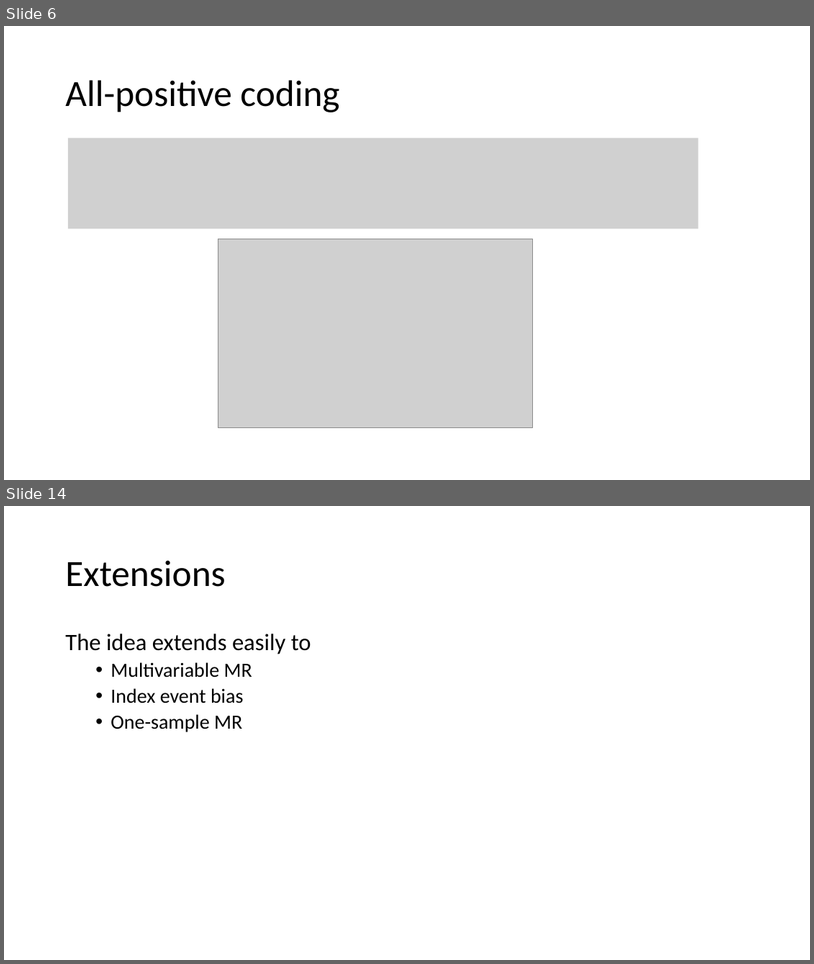
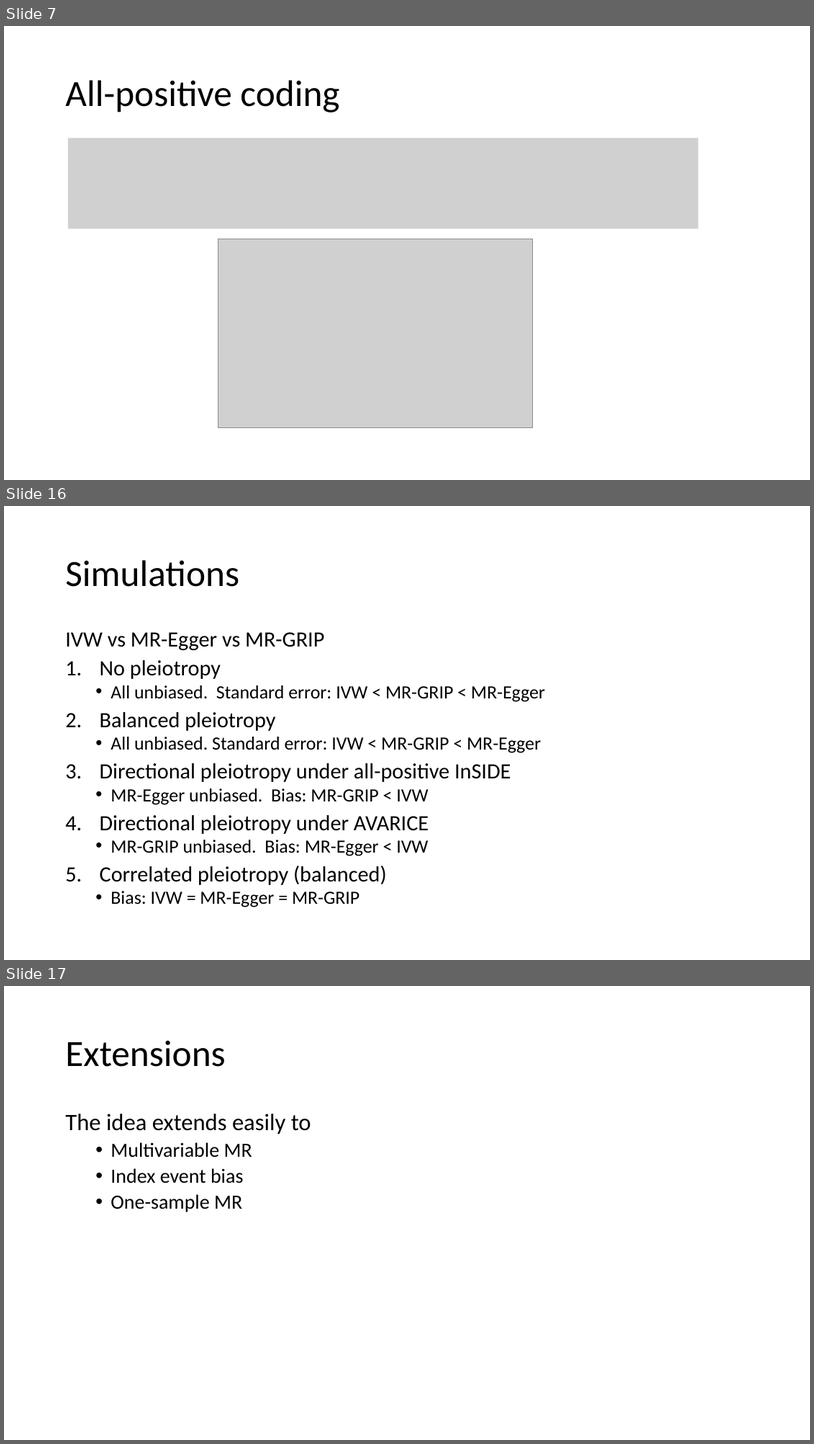
Before and after one commit to DudbridgeLab/mr-grip, a slide deck: GRIP.pptx. Shown one above the other, each under a label of ours: slides 6 and 14 before the commit, slides 7, 16 and 17 after it; the slides between them are not shown. The pictures are 814x964 and 814x1444 pixels, drawn with LibreOffice and Linux fonts; fonts in the diff are those of the drawing; grey boxes stand for pictures. Boxes give left, top, right and bottom in pixels: in the first picture for what was removed or moved away, otherwise in the second. Text is boxed around its words. In the diff, an @@ line names an element or a change of style, - is before the commit and + after.

```diff
--- a/GRIP.pptx
+++ b/GRIP.pptx
@@ slide 16 added at (4,506,810,960), background #FFFFFF @@
@@ title added at (65,560,239,587), 44 pt, text #000000 @@
+Simulations
@@ text added at (65,632,545,907), 22.2 pt, text #000000 @@
+IVW vs MR-Egger vs MR-GRIP
+1. No pleiotropy
+  • All unbiased. Standard error: IVW < MR-GRIP < MR-Egger
+2. Balanced pleiotropy
+  • All unbiased. Standard error: IVW < MR-GRIP < MR-Egger
+3. Directional pleiotropy under all-positive InSIDE
+  • MR-Egger unbiased. Bias: MR-GRIP < IVW
+4. Directional pleiotropy under AVARICE
+  • MR-GRIP unbiased. Bias: MR-Egger < IVW
+5. Correlated pleiotropy (balanced)
+  • Bias: IVW = MR-Egger = MR-GRIP
@@ what was slide 6 is now slide 7 @@
@@ what was slide 14 is now slide 17 @@
```
Also in this commit, not shown: 7 slides changed, 7 other slides added, 5 slides removed, 1 other file.
